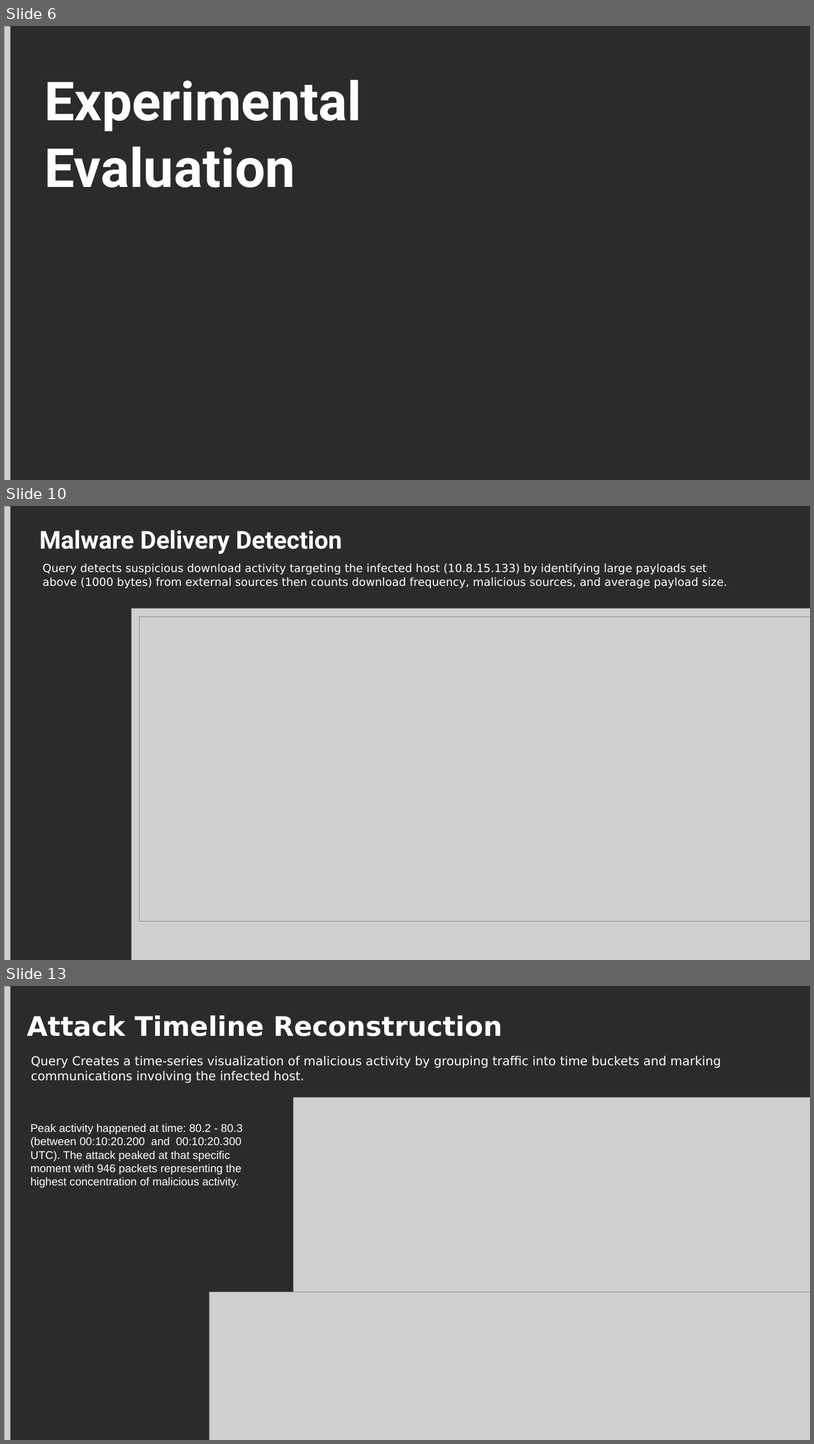
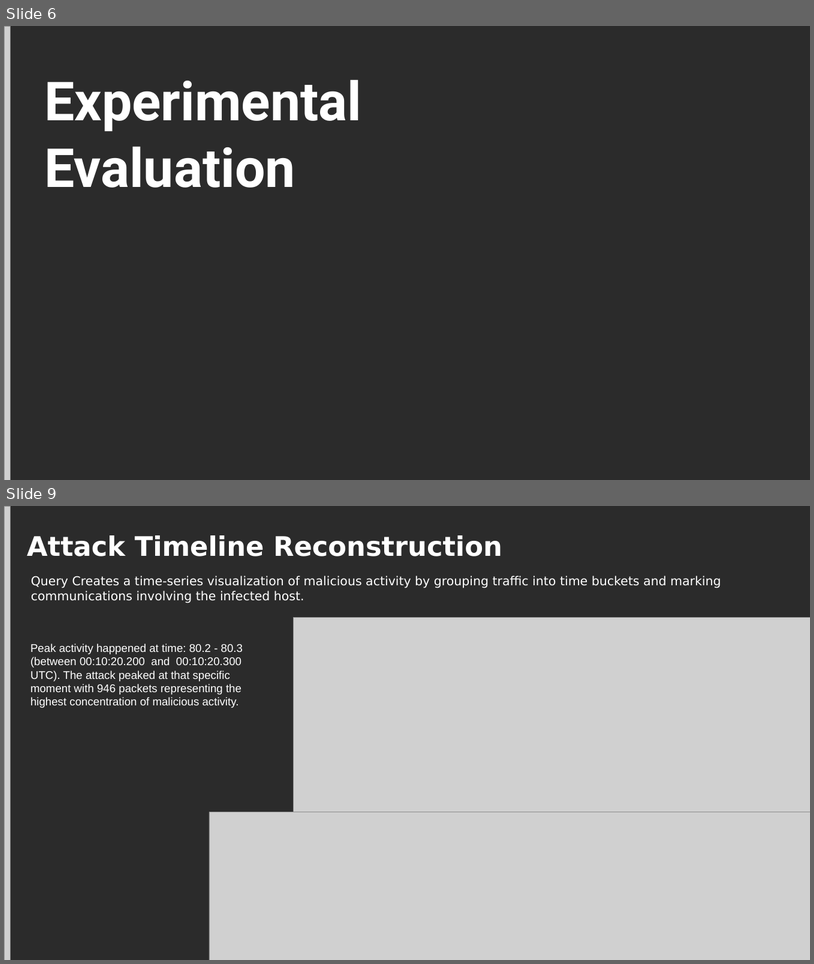
Before and after one commit to MelissaAbdelkafi/Splunk-Entreprise-Evaluation-in-Threat-Detection, a slide deck: SplunkEvaluationPresentation.pptx. Shown one above the other, each under a label of ours: slides 6, 10 and 13 before the commit, slides 6 and 9 after it; the slides between them are not shown. The pictures are 814x1444 and 814x964 pixels, drawn with LibreOffice and Linux fonts; fonts in the diff are those of the drawing; grey boxes stand for pictures; background and template pictures are left out; a plain dark background stands for a picture behind light text. Boxes give left, top, right and bottom in pixels: in the first picture for what was removed or moved away, otherwise in the second. Text is boxed around its words. In the diff, an @@ line names an element or a change of style, - is before the commit and + after.

```diff
--- a/SplunkEvaluationPresentation.pptx
+++ b/SplunkEvaluationPresentation.pptx
@@ slide 10 removed at box(4, 506, 810, 960), background picture (left out) @@
@@ picture removed at box(4, 506, 11, 960) @@
@@ title removed at box(39, 530, 342, 554) @@
-Malware Delivery Detection
@@ text removed at box(42, 564, 728, 588) @@
-Query detects suspicious download activity targeting the infected host (10.8.15.133) by identifying large payloads set above (1000 bytes) from external sources then counts download frequency, malicious sources, and average payload size.
@@ picture removed at box(132, 609, 810, 960) @@
@@ picture removed at box(139, 616, 810, 921) @@
@@ picture removed at box(146, 616, 810, 877) @@
@@ picture removed at box(139, 676, 810, 878) @@
@@ what was slide 13 is now slide 9 @@
```
Also in this commit, not shown: 6 slides changed, 4 other slides removed.
